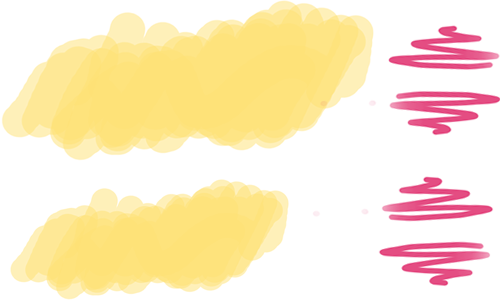
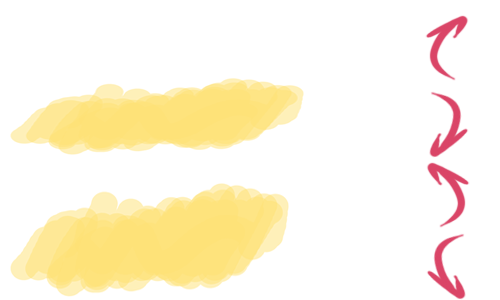
The second 500 × 300 image is a revision of the first. Changes to its layers:
added layer "Layer 3 copy 3" above "Layer 3 copy 2" over (x1=426, y1=233, x2=466, y2=300)
added layer "Layer 3 copy 2" above "Layer 3 copy" over (x1=426, y1=162, x2=470, y2=228)
added layer "Layer 3 copy" above "Layer 3" over (x1=429, y1=91, x2=469, y2=158)
added layer "Layer 3" above "Layer 2 copy" over (x1=425, y1=15, x2=469, y2=81)
added layer "Layer 2 copy" (multiply) above "Layer 2" over (x1=10, y1=78, x2=304, y2=155)
painted on "Layer 2" over (x1=10, y1=179, x2=289, y2=300)
hid "Underline Doodle copy 3" over (x1=388, y1=24, x2=500, y2=71)
hid "Underline Doodle copy 2" over (x1=320, y1=90, x2=500, y2=136)
hid "Underline Doodle copy" over (x1=312, y1=175, x2=494, y2=222)
hid "Underline Doodle" over (x1=378, y1=241, x2=491, y2=287)
hid "Layer 1" over (x1=1, y1=0, x2=374, y2=161)
